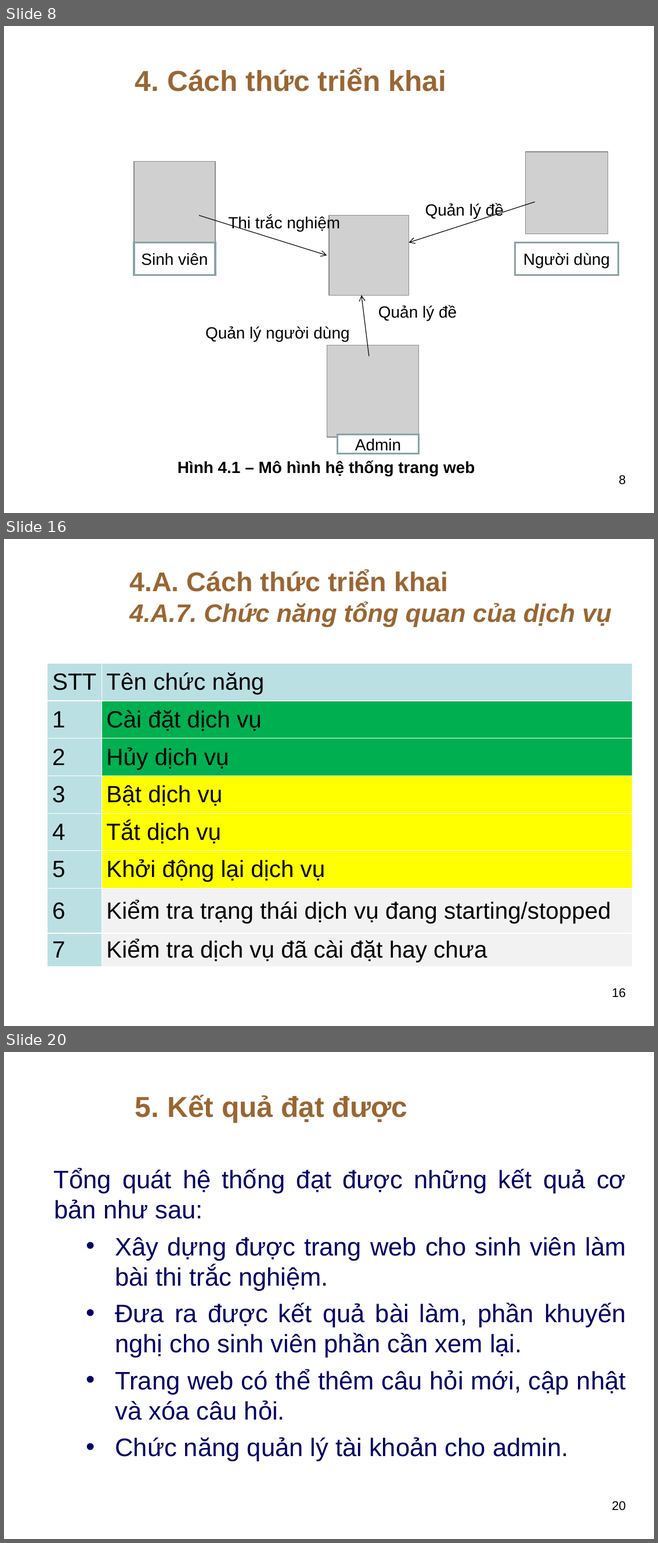
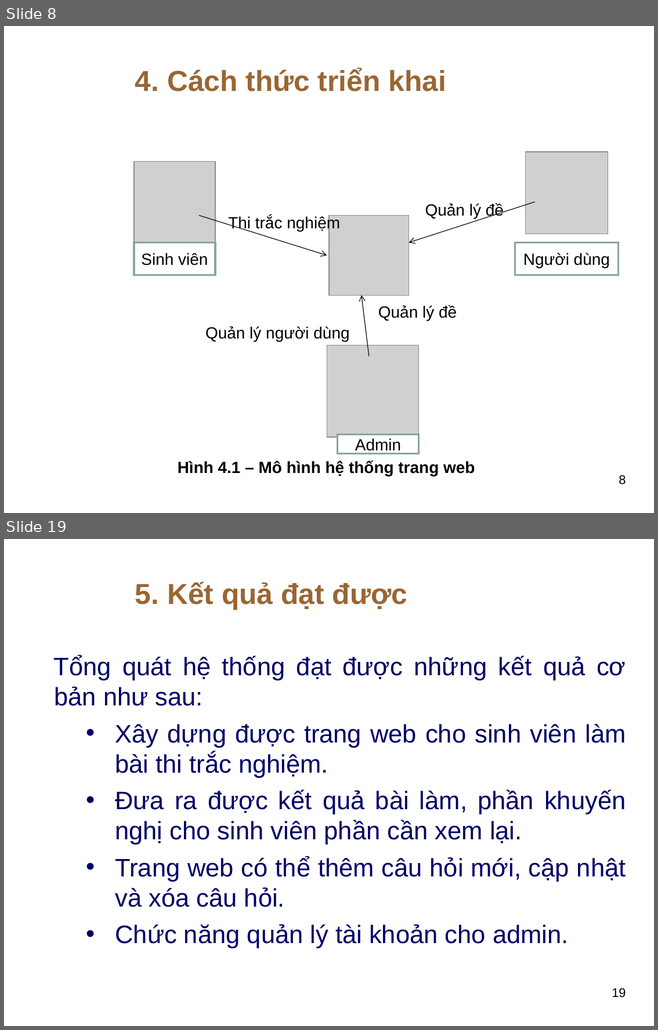
Before and after one commit to thuhuynh4393/testfrontend, a slide deck: Thu HUynh - SLide bao cao.ppt. Shown one above the other, each under a label of ours: slides 8, 16 and 20 before the commit, slides 8 and 19 after it; the slides between them are not shown. The pictures are 658x1543 and 658x1030 pixels, drawn with LibreOffice and Linux fonts; fonts in the diff are those of the drawing; grey boxes stand for pictures; background and template pictures are left out. Boxes give left, top, right and bottom in pixels: in the first picture for what was removed or moved away, otherwise in the second. Text is boxed around its words. In the diff, an @@ line names an element or a change of style, - is before the commit and + after.

```diff
--- a/Thu HUynh - SLide bao cao.ppt
+++ b/Thu HUynh - SLide bao cao.ppt
@@ slide 16 removed at (4, 539, 654, 1026), background picture (left out) @@
@@ text removed at (129, 570, 611, 627) @@
-4.A. Cách thức triển khai
-4.A.7. Chức năng tổng quan của dịch vụ
@@ table removed at (48, 664, 632, 965), 8 rows, 2 columns @@
-STT | Tên chức năng
-1 | Cài đặt dịch vụ
-2 | Hủy dịch vụ
-3 | Bật dịch vụ
-4 | Tắt dịch vụ
-5 | Khởi động lại dịch vụ
-6 | Kiểm tra trạng thái dịch vụ đang starting/stopped
-7 | Kiểm tra dịch vụ đã cài đặt hay chưa
@@ page number removed at (611, 988, 625, 998) @@
-16
@@ what was slide 20 is now slide 19 @@
@@ page number at (611, 988, 625, 998): text changed @@
-20
+19
```
Also in this commit, not shown: 4 slides changed, 10 slides added, 10 other slides removed, 1 other file.
